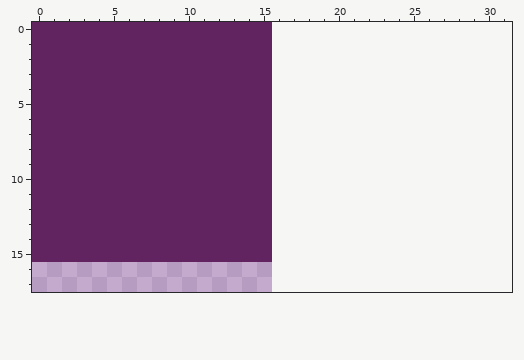
Pixel-art file -- aseprite/teleporter.aseprite. This is how it looked before the edit.
16x32 pixels, 1 frame. Shown: x 0..31, y 0..17. The old version is drawn lined up with the new one, on the new canvas.
Now the later version:
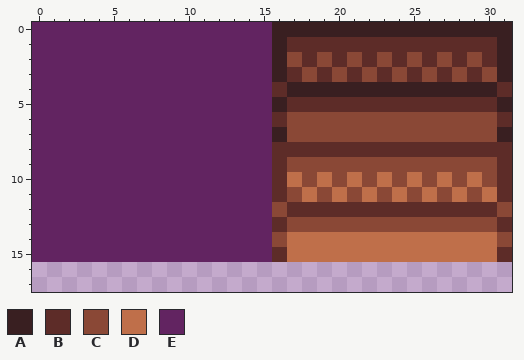
Palette (. is transparent): A #391f21  B #5d2c28  C #8a4836  D #bf6f4a  E #622461
Edits made:
canvas 16x32 -> 32x32
There is now colour A in row 0 at x 16 to 31; in rows 1 to 3 at x 16 and 31; in row 4 at x 17 to 30; in row 5 at x 16 and 31; in row 7 at x 16 and 31.
There is now colour B in row 1 at x 17 to 30; in row 2 at x 18, 20, 22, 24, 26, 28 and 30; in row 3 at x 17, 19, 21, 23, 25, 27 and 29; in row 4 at x 16 and 31; in row 5 at x 17 to 30; in row 6 at x 16 and 31.
There is now colour B in row 8 at x 16 to 31; in rows 9 to 11 at x 16 and 31; in row 12 at x 17 to 30; in row 13 at x 16 and 31; in row 15 at x 16 and 31.
There is now colour C in row 2 at x 17, 19, 21, 23, 25, 27 and 29; in row 3 at x 18, 20, 22, 24, 26, 28 and 30; in rows 6 to 7 at x 17 to 30; in row 9 at x 17 to 30; in row 10 at x 18, 20, 22, 24, 26, 28 and 30; in row 11 at x 17, 19, 21, 23, 25, 27 and 29.
There is now colour C in row 12 at x 16 and 31; in row 13 at x 17 to 30; in row 14 at x 16 and 31.
There is now colour D in row 10 at x 17, 19, 21, 23, 25, 27 and 29; in row 11 at x 18, 20, 22, 24, 26, 28 and 30; in rows 14 to 15 at x 17 to 30.
Boxes around the changes in both pictures, in picture pixels (x1, y1, x2, y2):
added: (272, 22, 512, 262)
